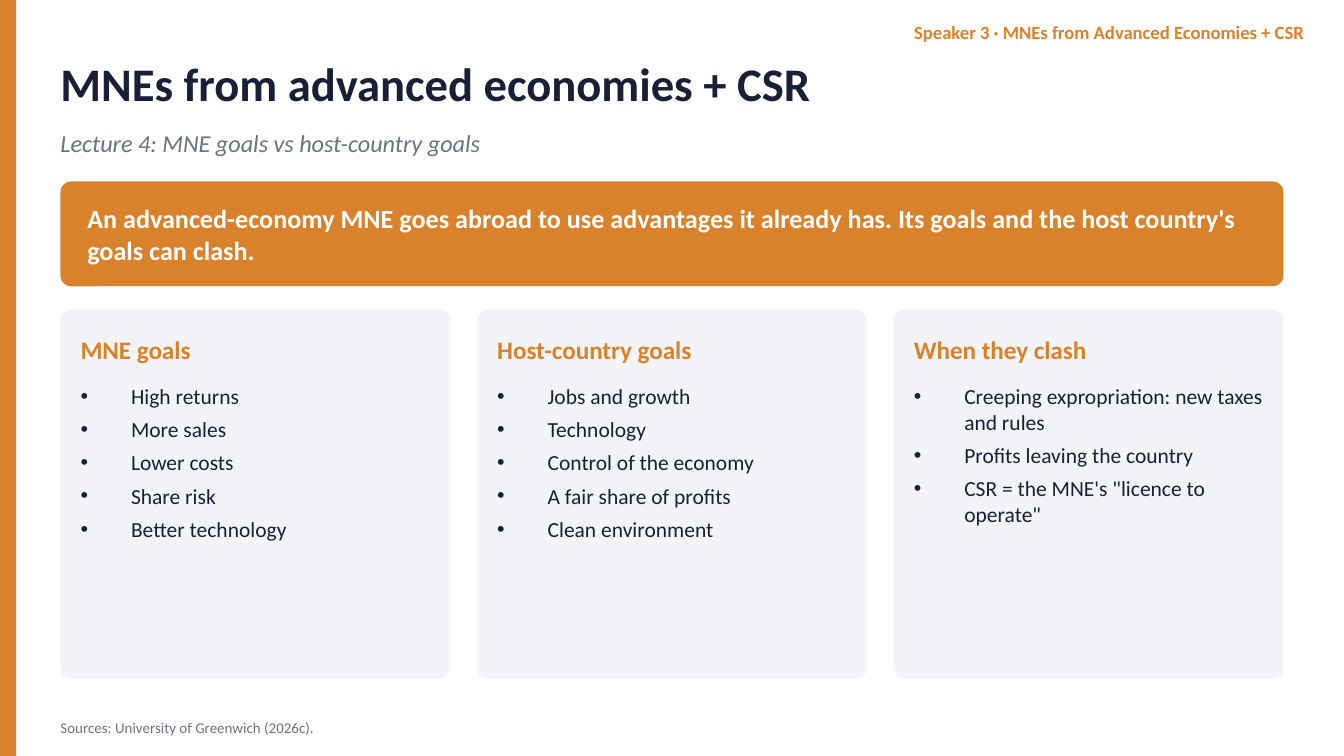
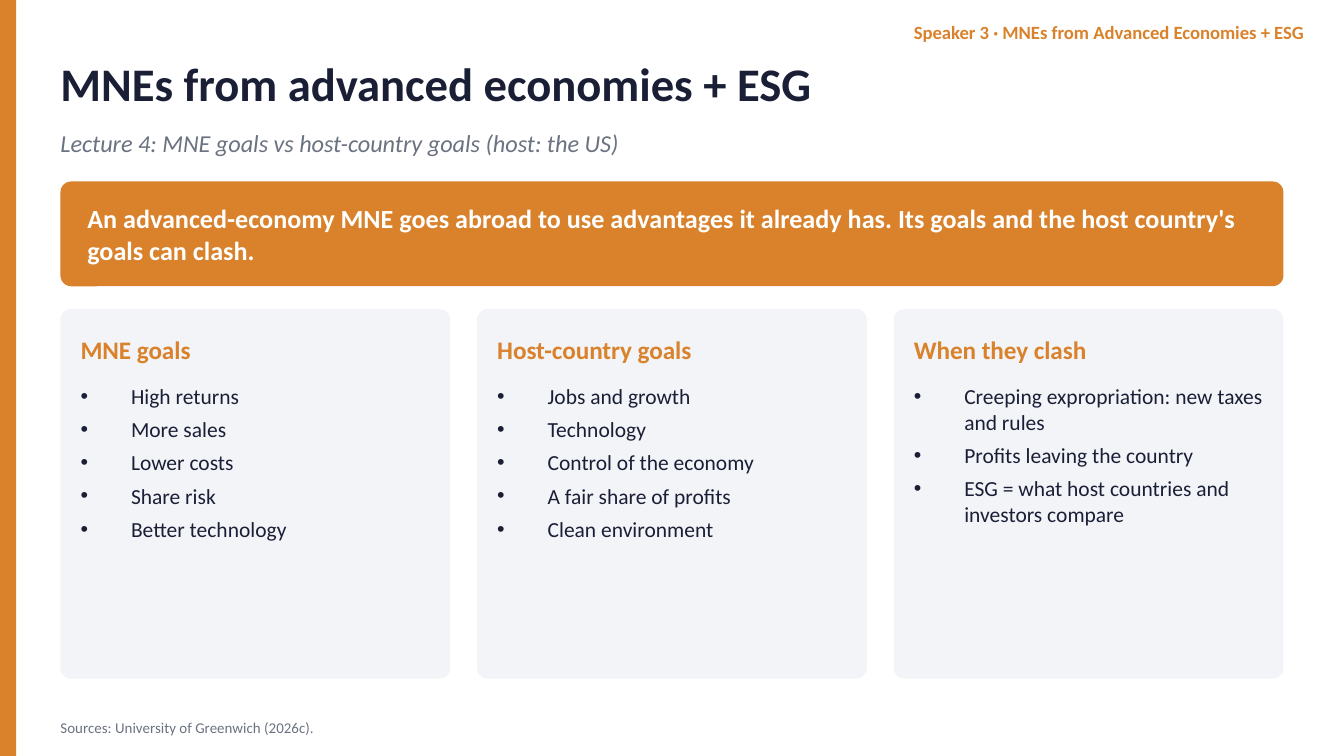
Before and after one commit to dollar3651314/mymba, a slide deck: slide 8 of content/busi1763/files/Unilever_Group_EN.pptx. Drawn at 1344x756 pixels with LibreOffice and Linux fonts; fonts in the diff are those of the drawing. Boxes give left, top, right and bottom in pixels: in the first picture for what was removed or moved away, otherwise in the second. Text is boxed around its words. In the diff, an @@ line names an element or a change of style, - is before the commit and + after.

```diff
--- a/content/busi1763/files/Unilever_Group_EN.pptx
+++ b/content/busi1763/files/Unilever_Group_EN.pptx
@@ text at [914, 26, 1304, 42]: text changed @@
-Speaker 3 · MNEs from Advanced Economies + CSR
+Speaker 3 · MNEs from Advanced Economies + ESG
@@ text at [60, 68, 811, 102]: text changed @@
-MNEs from advanced economies + CSR
+MNEs from advanced economies + ESG
@@ text at [60, 134, 619, 156]: text changed @@
-Lecture 4: MNE goals vs host-country goals
+Lecture 4: MNE goals vs host-country goals (host: the US)
@@ text at [964, 481, 1229, 526]: text changed @@
-• CSR = the MNE's "licence to operate"
+• ESG = what host countries and investors compare
```
Also in this commit, not shown: 13 other slides changed, 16 other files.
